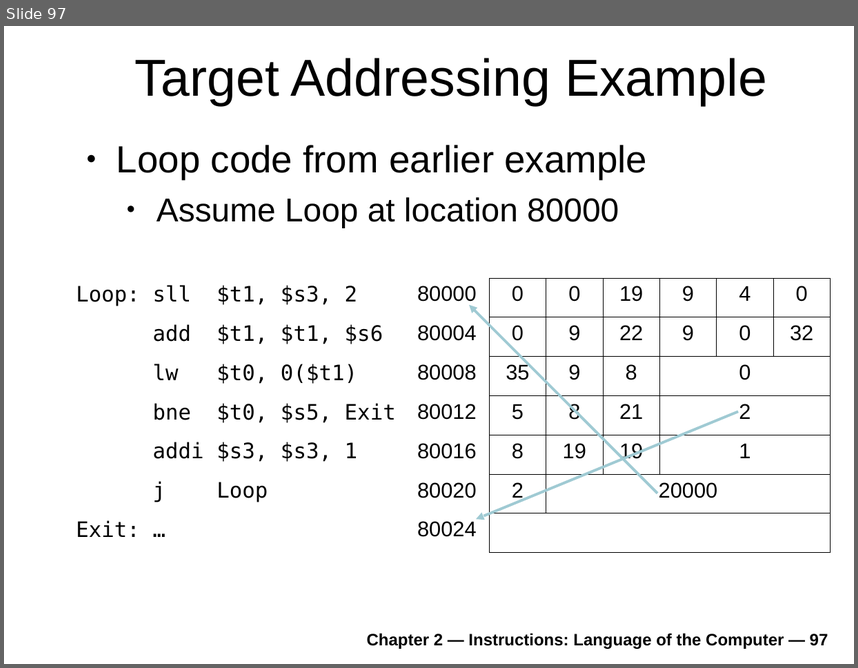
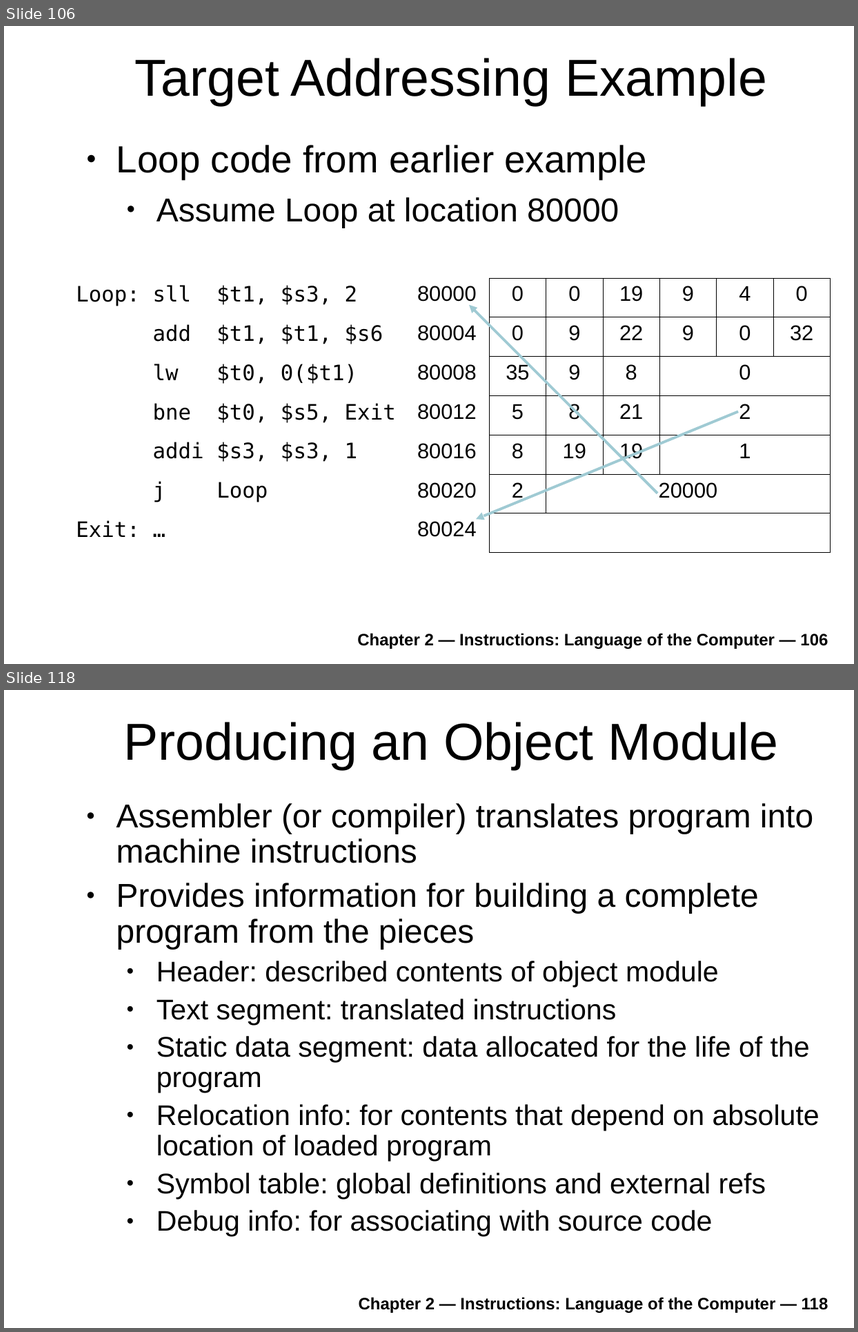
Before and after one commit to antonburtsev/cs3810, a slide deck: lectures/lecture04-mips/lecture-04-mips.odp. Shown one above the other, each under a label of ours: slide 97 before the commit, slides 106 and 118 after it; the slides between them are not shown. The pictures are 858x668 and 858x1332 pixels, drawn with LibreOffice and Linux fonts; fonts in the diff are those of the drawing. Boxes give left, top, right and bottom in pixels: in the first picture for what was removed or moved away, otherwise in the second. Text is boxed around its words. In the diff, an @@ line names an element or a change of style, - is before the commit and + after.

```diff
--- a/lectures/lecture04-mips/lecture-04-mips.odp
+++ b/lectures/lecture04-mips/lecture-04-mips.odp
@@ slide 118 added at box(4, 690, 854, 1328), background #FFFFFF @@
@@ title added at box(123, 722, 779, 769), 44 pt, text #000000 @@
+Producing an Object Module
@@ text added at box(116, 803, 820, 1236), 24 pt, text #000000 @@
+● Assembler (or compiler) translates program into machine instructions
+● Provides information for building a complete program from the pieces
+  ● Header: described contents of object module
+  ● Text segment: translated instructions
+  ● Static data segment: data allocated for the life of the program
+  ● Relocation info: for contents that depend on absolute location of loaded program
+  ● Symbol table: global definitions and external refs
+  ● Debug info: for associating with source code
@@ text added at box(359, 1297, 829, 1312), 14 pt, text #000000, bold @@
+Chapter 2 — Instructions: Language of the Computer — 118
@@ what was slide 97 is now slide 106 @@
@@ text at box(357, 633, 828, 648): text changed @@
-Chapter 2 — Instructions: Language of the Computer — 97
+Chapter 2 — Instructions: Language of the Computer — 106
```
Also in this commit, not shown: 1 slide changed, 28 other slides added, 1 slide removed, 1 other file.
